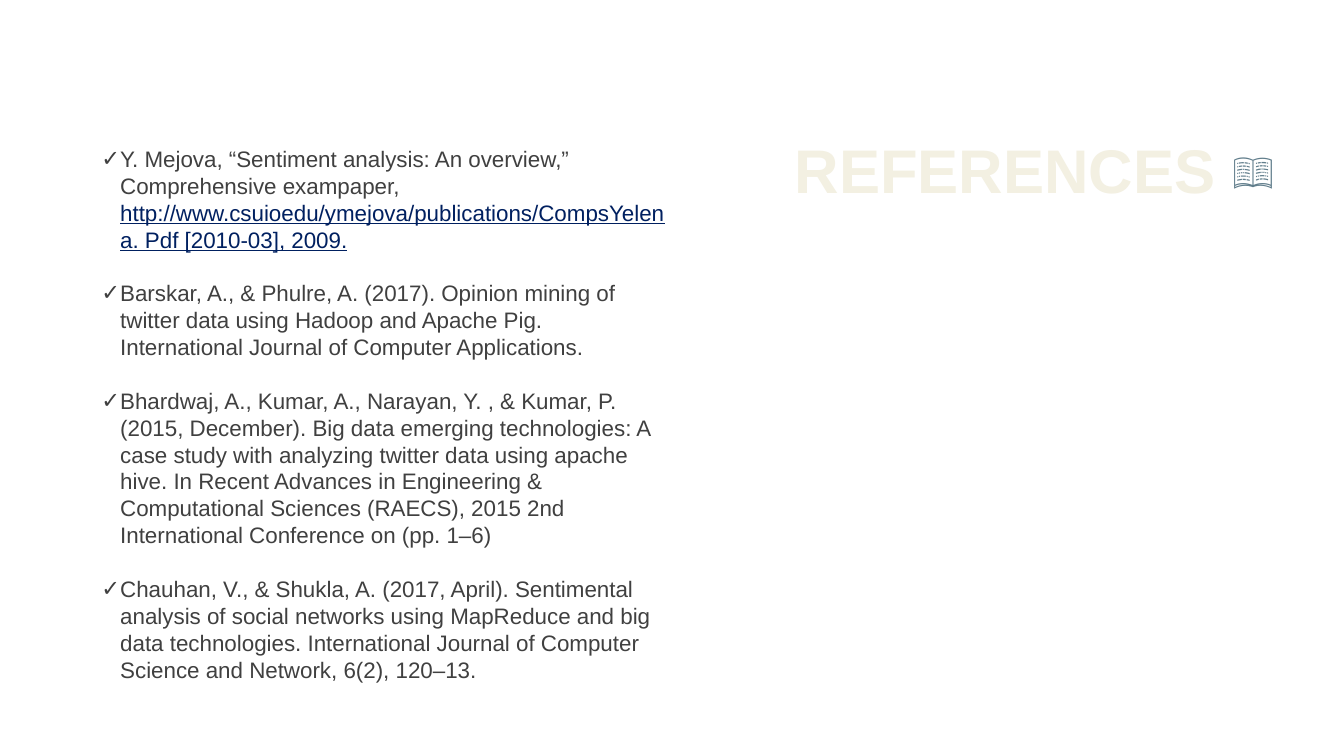
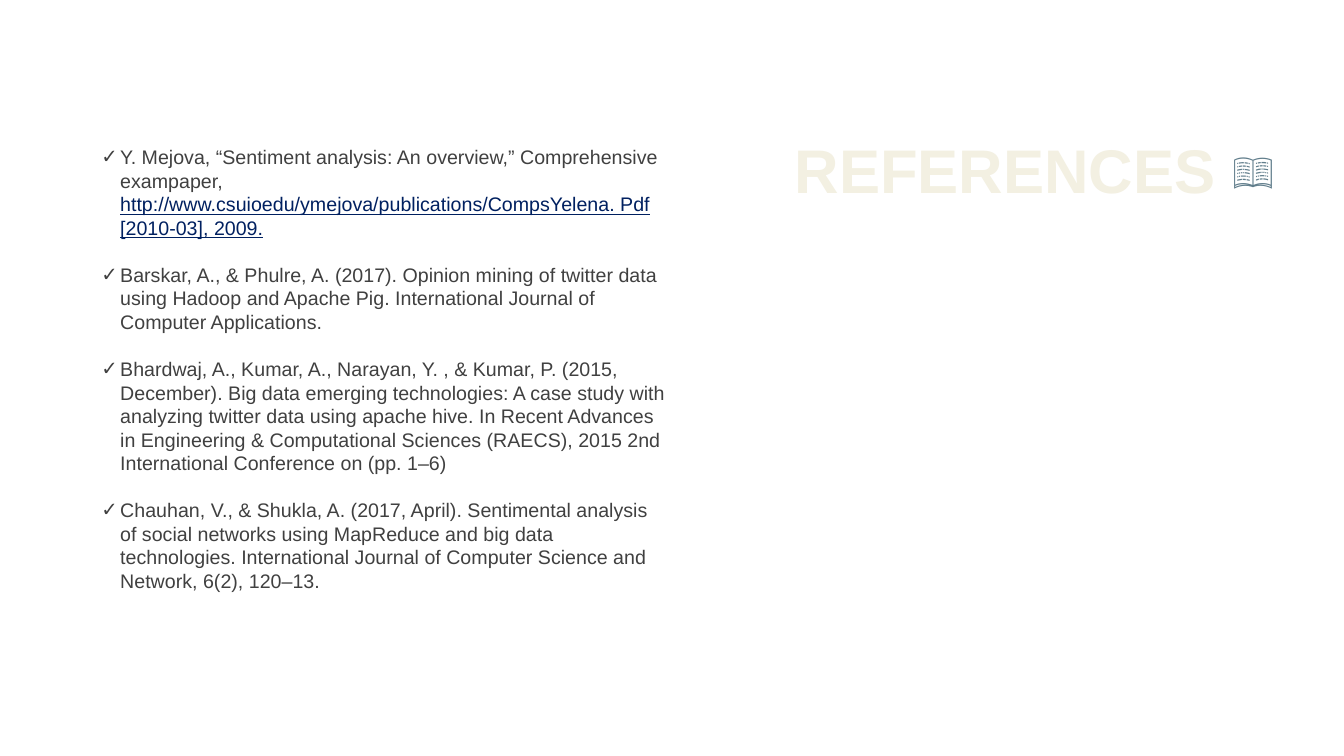
Before and after one commit to Bhavankit07/Twitter-Data-Sentimental-Analysis-using-Hadoop, a slide deck: slide 12 of ADT_PPT_Group-26.pptx. Drawn at 1344x756 pixels with LibreOffice and Linux fonts; fonts in the diff are those of the drawing. Boxes give left, top, right and bottom in pixels: in the first picture for what was removed or moved away, otherwise in the second. Text is boxed around its words. In the diff, an @@ line names an element or a change of style, - is before the commit and + after.

```diff
--- a/ADT_PPT_Group-26.pptx
+++ b/ADT_PPT_Group-26.pptx
@@ text "Y. Mejova, “Sentiment analysis: An ..." at [120, 149, 665, 592]: size 16 to 14 pt @@
```
Also in this commit, not shown: 4 other slides changed.
